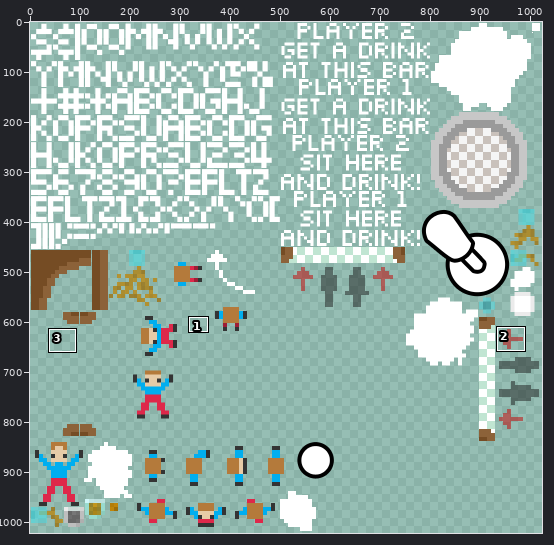
File history of a sprite sheet, Assets/Resources/Atlases/MainSheet-sixPack.png. Above: a wide view before the commit, with the close-up outlined.
Close-up. Earlier state:
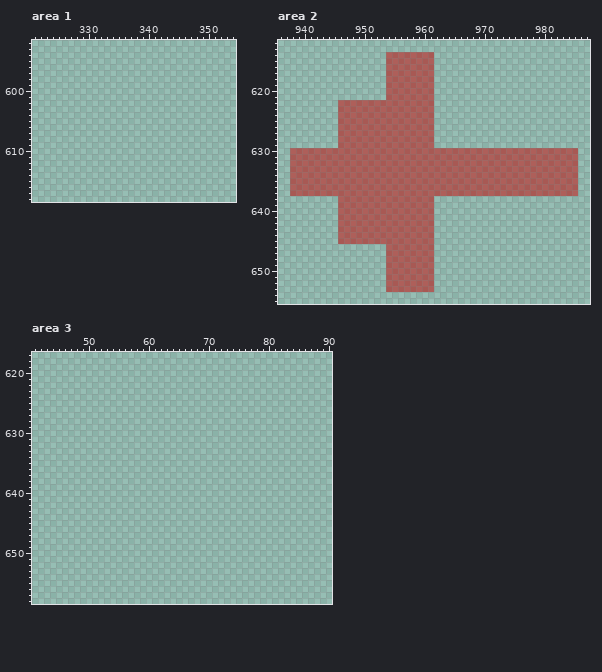
The file is 1024x1024 pixels. Pixels under 10% opacity are left out. Colours within 5 levels of each other are drawn and written as one. Shown: area 1: x 321..354, y 592..618; area 2: x 936..987, y 612..655; area 3: x 41..90, y 617..658. The wide view leaves out empty margins. The commit also changed other parts of the picture, which this record leaves out.
And afterwards:
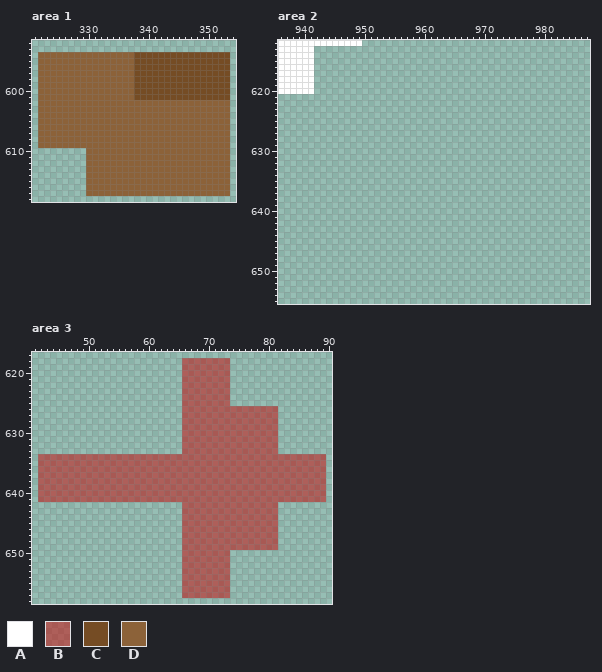
Palette (. is transparent): A #ffffff  B #c5000080  C #754c24  D #8c6239
What changed:
Changed rows in their new state; - is an unchanged pixel.
Area 1:
first column x 322:
594 DDDDDDDDDDDDDDDDCCCCCCCCCCCCCCCC
595 DDDDDDDDDDDDDDDDCCCCCCCCCCCCCCCC
596 DDDDDDDDDDDDDDDDCCCCCCCCCCCCCCCC
597 DDDDDDDDDDDDDDDDCCCCCCCCCCCCCCCC
598 DDDDDDDDDDDDDDDDCCCCCCCCCCCCCCCC
599 DDDDDDDDDDDDDDDDCCCCCCCCCCCCCCCC
600 DDDDDDDDDDDDDDDDCCCCCCCCCCCCCCCC
601 DDDDDDDDDDDDDDDDCCCCCCCCCCCCCCCC
602 DDDDDDDDDDDDDDDDDDDDDDDDDDDDDDDD
603 DDDDDDDDDDDDDDDDDDDDDDDDDDDDDDDD
604 DDDDDDDDDDDDDDDDDDDDDDDDDDDDDDDD
605 DDDDDDDDDDDDDDDDDDDDDDDDDDDDDDDD
606 DDDDDDDDDDDDDDDDDDDDDDDDDDDDDDDD
607 DDDDDDDDDDDDDDDDDDDDDDDDDDDDDDDD
608 DDDDDDDDDDDDDDDDDDDDDDDDDDDDDDDD
609 DDDDDDDDDDDDDDDDDDDDDDDDDDDDDDDD
610 --------DDDDDDDDDDDDDDDDDDDDDDDD
611 --------DDDDDDDDDDDDDDDDDDDDDDDD
612 --------DDDDDDDDDDDDDDDDDDDDDDDD
613 --------DDDDDDDDDDDDDDDDDDDDDDDD
614 --------DDDDDDDDDDDDDDDDDDDDDDDD
615 --------DDDDDDDDDDDDDDDDDDDDDDDD
616 --------DDDDDDDDDDDDDDDDDDDDDDDD
617 --------DDDDDDDDDDDDDDDDDDDDDDDD
Area 2:
first column x 936:
612 AAAAAAAAAAAAAA------------------------------------
613 AAAAAA--------------------------------------------
614 AAAAAA------------........------------------------
615 AAAAAA------------........------------------------
616 AAAAAA------------........------------------------
617 AAAAAA------------........------------------------
618 AAAAAA------------........------------------------
619 AAAAAA------------........------------------------
620 AAAAAA------------........------------------------
621 ------------------........------------------------
622 ----------................------------------------
623 ----------................------------------------
624 ----------................------------------------
625 ----------................------------------------
626 ----------................------------------------
627 ----------................------------------------
628 ----------................------------------------
629 ----------................------------------------
630 --................................................
631 --................................................
632 --................................................
633 --................................................
634 --................................................
635 --................................................
636 --................................................
637 --................................................
638 ----------................------------------------
639 ----------................------------------------
640 ----------................------------------------
641 ----------................------------------------
642 ----------................------------------------
643 ----------................------------------------
644 ----------................------------------------
645 ----------................------------------------
646 ------------------........------------------------
647 ------------------........------------------------
648 ------------------........------------------------
649 ------------------........------------------------
650 ------------------........------------------------
651 ------------------........------------------------
652 ------------------........------------------------
653 ------------------........------------------------
Area 3:
first column x 42:
618 ------------------------BBBBBBBB----------------
619 ------------------------BBBBBBBB----------------
620 ------------------------BBBBBBBB----------------
621 ------------------------BBBBBBBB----------------
622 ------------------------BBBBBBBB----------------
623 ------------------------BBBBBBBB----------------
624 ------------------------BBBBBBBB----------------
625 ------------------------BBBBBBBB----------------
626 ------------------------BBBBBBBBBBBBBBBB--------
627 ------------------------BBBBBBBBBBBBBBBB--------
628 ------------------------BBBBBBBBBBBBBBBB--------
629 ------------------------BBBBBBBBBBBBBBBB--------
630 ------------------------BBBBBBBBBBBBBBBB--------
631 ------------------------BBBBBBBBBBBBBBBB--------
632 ------------------------BBBBBBBBBBBBBBBB--------
633 ------------------------BBBBBBBBBBBBBBBB--------
634 BBBBBBBBBBBBBBBBBBBBBBBBBBBBBBBBBBBBBBBBBBBBBBBB
635 BBBBBBBBBBBBBBBBBBBBBBBBBBBBBBBBBBBBBBBBBBBBBBBB
636 BBBBBBBBBBBBBBBBBBBBBBBBBBBBBBBBBBBBBBBBBBBBBBBB
637 BBBBBBBBBBBBBBBBBBBBBBBBBBBBBBBBBBBBBBBBBBBBBBBB
638 BBBBBBBBBBBBBBBBBBBBBBBBBBBBBBBBBBBBBBBBBBBBBBBB
639 BBBBBBBBBBBBBBBBBBBBBBBBBBBBBBBBBBBBBBBBBBBBBBBB
640 BBBBBBBBBBBBBBBBBBBBBBBBBBBBBBBBBBBBBBBBBBBBBBBB
641 BBBBBBBBBBBBBBBBBBBBBBBBBBBBBBBBBBBBBBBBBBBBBBBB
642 ------------------------BBBBBBBBBBBBBBBB--------
643 ------------------------BBBBBBBBBBBBBBBB--------
644 ------------------------BBBBBBBBBBBBBBBB--------
645 ------------------------BBBBBBBBBBBBBBBB--------
646 ------------------------BBBBBBBBBBBBBBBB--------
647 ------------------------BBBBBBBBBBBBBBBB--------
648 ------------------------BBBBBBBBBBBBBBBB--------
649 ------------------------BBBBBBBBBBBBBBBB--------
650 ------------------------BBBBBBBB----------------
651 ------------------------BBBBBBBB----------------
652 ------------------------BBBBBBBB----------------
653 ------------------------BBBBBBBB----------------
654 ------------------------BBBBBBBB----------------
655 ------------------------BBBBBBBB----------------
656 ------------------------BBBBBBBB----------------
657 ------------------------BBBBBBBB----------------
